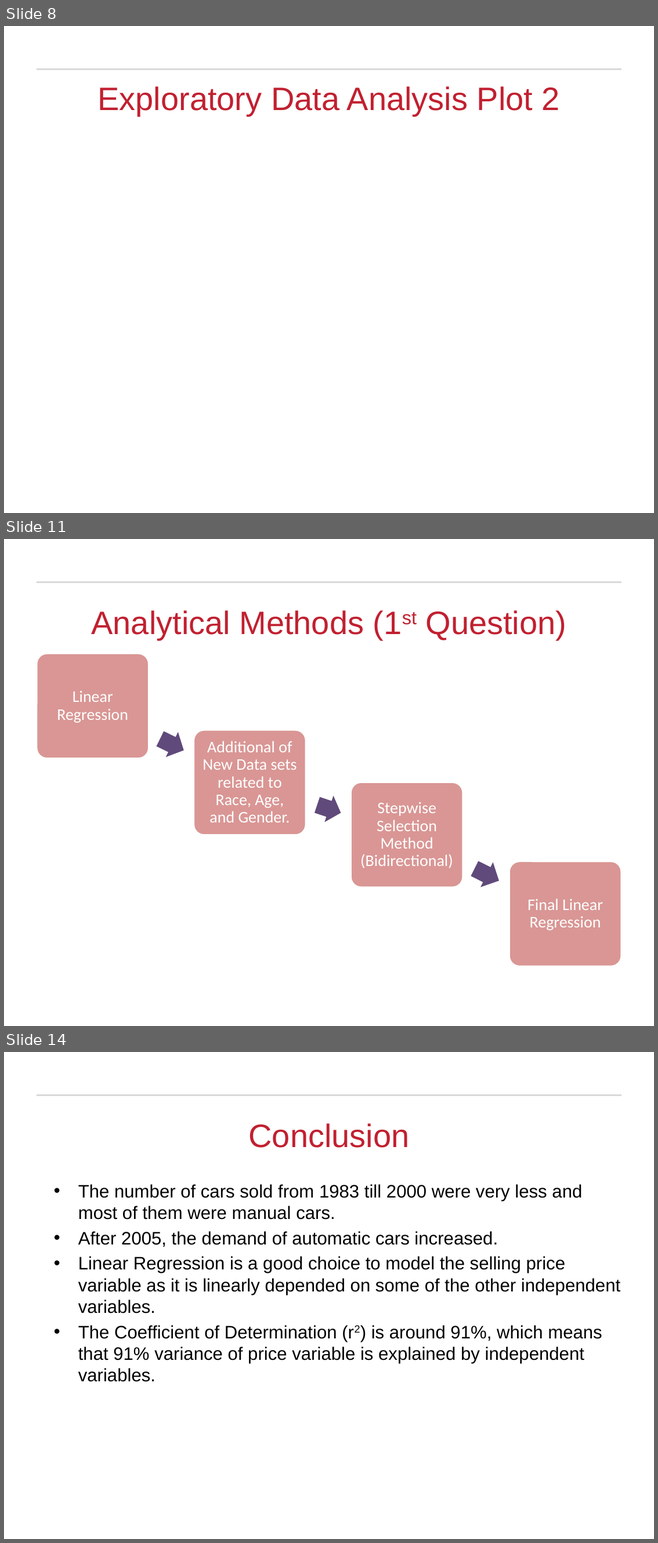
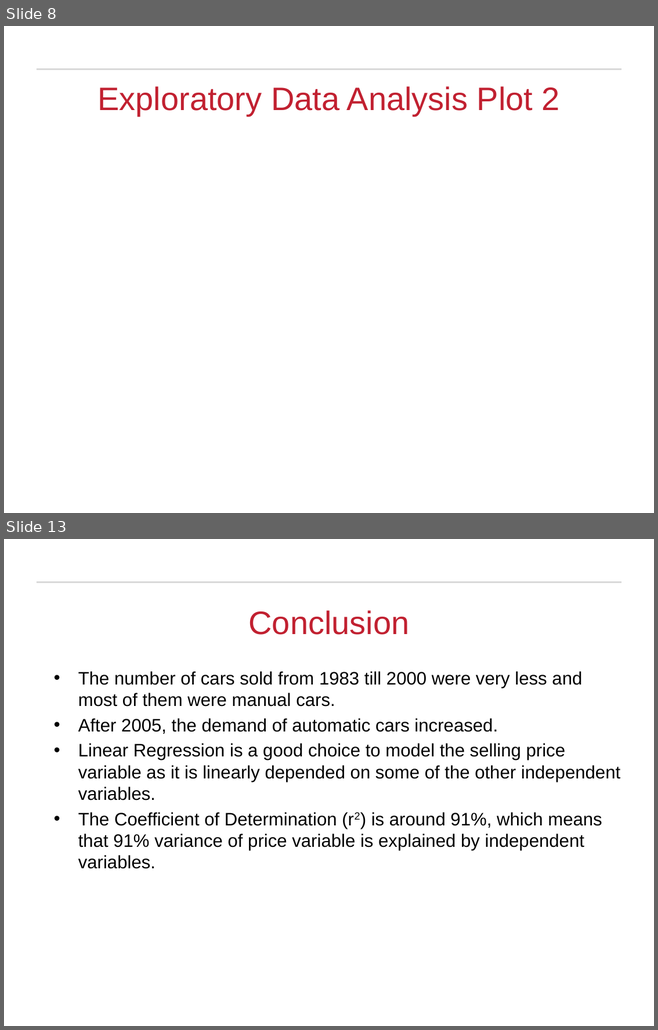
Before and after one commit to rajakash31/Presidential_Election_2016_Classification, a slide deck: Final Submission/Presidential Election Analysis_Final.pptx. Shown one above the other, each under a label of ours: slides 8, 11 and 14 before the commit, slides 8 and 13 after it; the slides between them are not shown. The pictures are 658x1543 and 658x1030 pixels, drawn with LibreOffice and Linux fonts; fonts in the diff are those of the drawing; background and template pictures are left out. Boxes give left, top, right and bottom in pixels: in the first picture for what was removed or moved away, otherwise in the second. Text is boxed around its words. In the diff, an @@ line names an element or a change of style, - is before the commit and + after.

Commit message:
linear regression results

```diff
--- a/Final Submission/Presidential Election Analysis_Final.pptx
+++ b/Final Submission/Presidential Election Analysis_Final.pptx
@@ slide 11 removed at <box>4,539,654,1026</box>, background #FFFFFF; not listed: 1 template element that a slide beside it also shows @@
@@ title removed at <box>91,610,567,640</box> @@
-Analytical Methods (1st Question)
@@ group removed at <box>36,653,621,966</box>: 4 rounded rectangles, 4 texts, 3 right arrows @@
-Linear Regression
-Additional of New Data sets related to Race, Age, and Gender.
-Stepwise Selection Method (Bidirectional)
-Final Linear Regression
@@ what was slide 14 is now slide 13 @@
```
Also in this commit, not shown: 2 slides changed, 2 slides added, 2 other slides removed, 3 other files.
